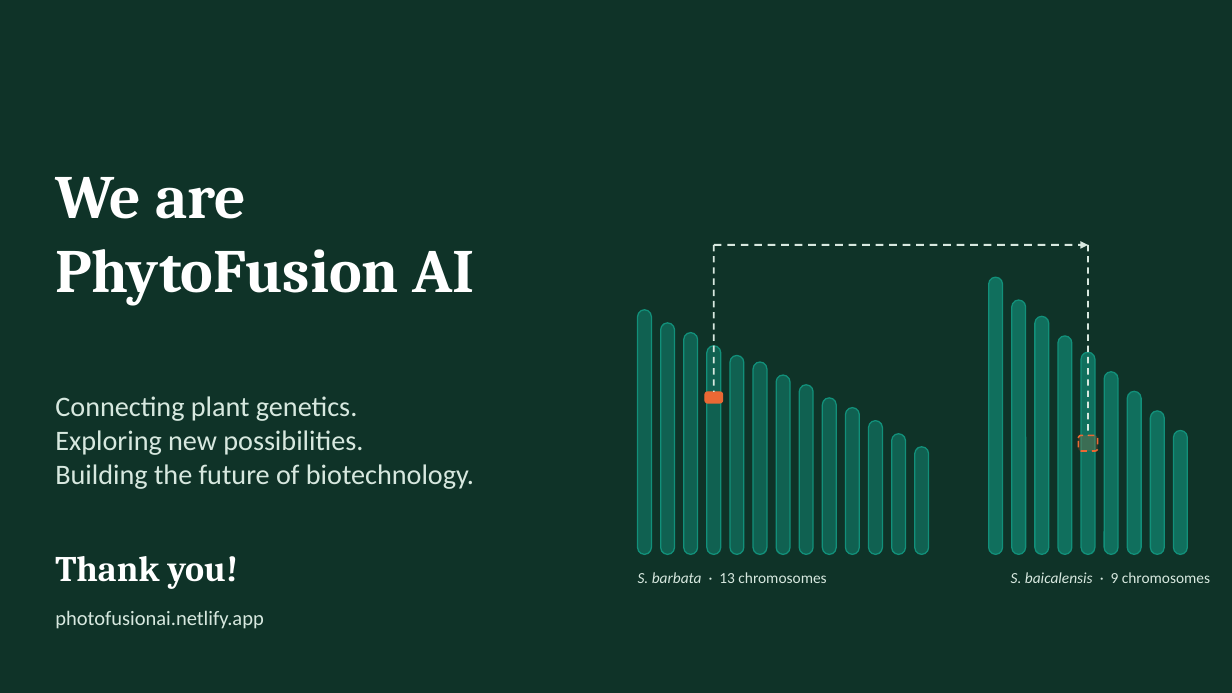
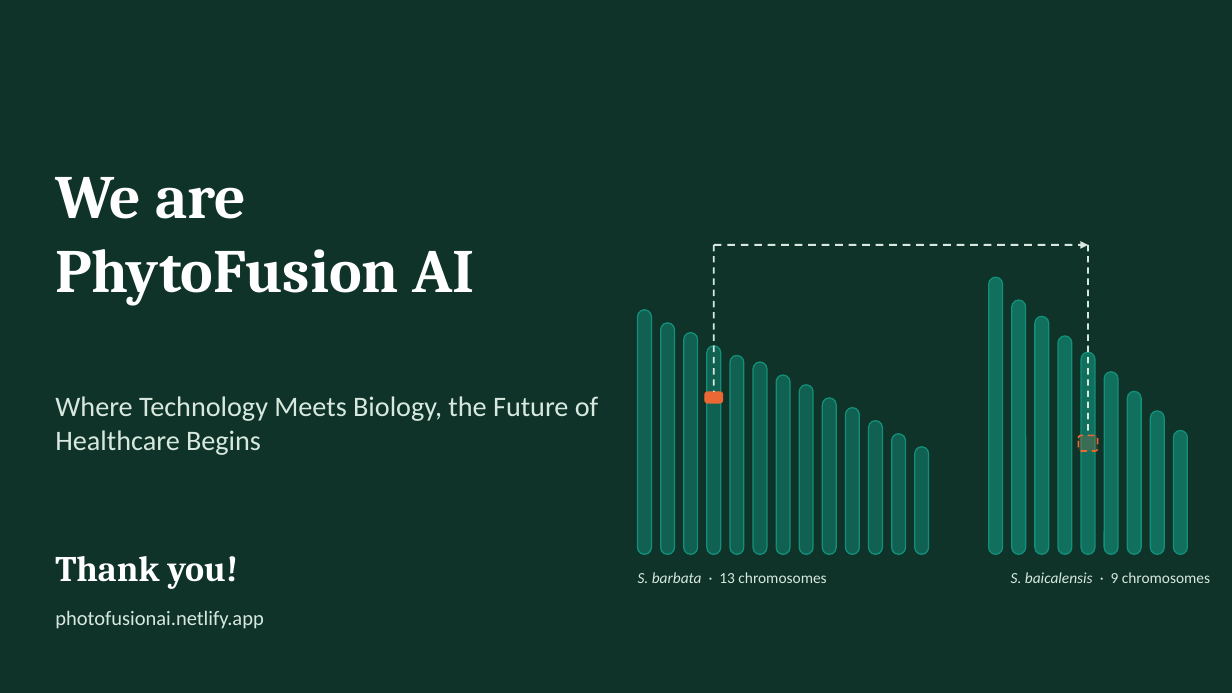
Before and after one commit to lerthy/PhytoFusion-AI, a slide deck: slide 22 of PhytoFusion-AI-pitch.pptx (slide 21 before the commit). Drawn at 1232x693 pixels with LibreOffice and Linux fonts; fonts in the diff are those of the drawing. Boxes give left, top, right and bottom in pixels: in the first picture for what was removed or moved away, otherwise in the second. Text is boxed around its words. In the diff, an @@ line names an element or a change of style, - is before the commit and + after.

```diff
--- a/PhytoFusion-AI-pitch.pptx
+++ b/PhytoFusion-AI-pitch.pptx
@@ text at [55,396,598,455]: text changed @@
-Connecting plant genetics.
-Exploring new possibilities.
-Building the future of biotechnology.
+Where Technology Meets Biology, the Future of Healthcare Begins
```
Also in this commit, not shown: 3 other slides changed, 1 slide added, 9 other files.
